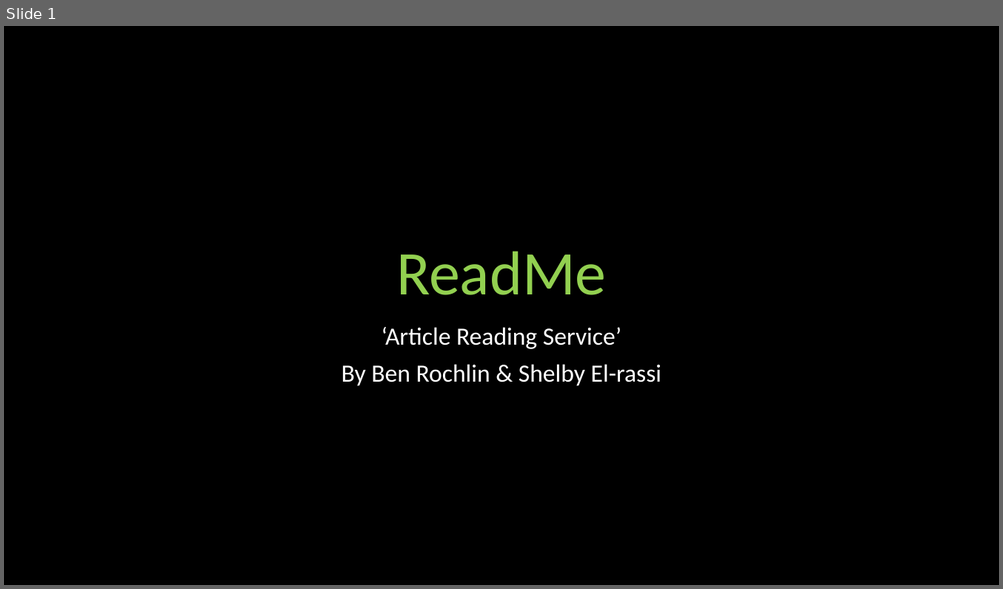
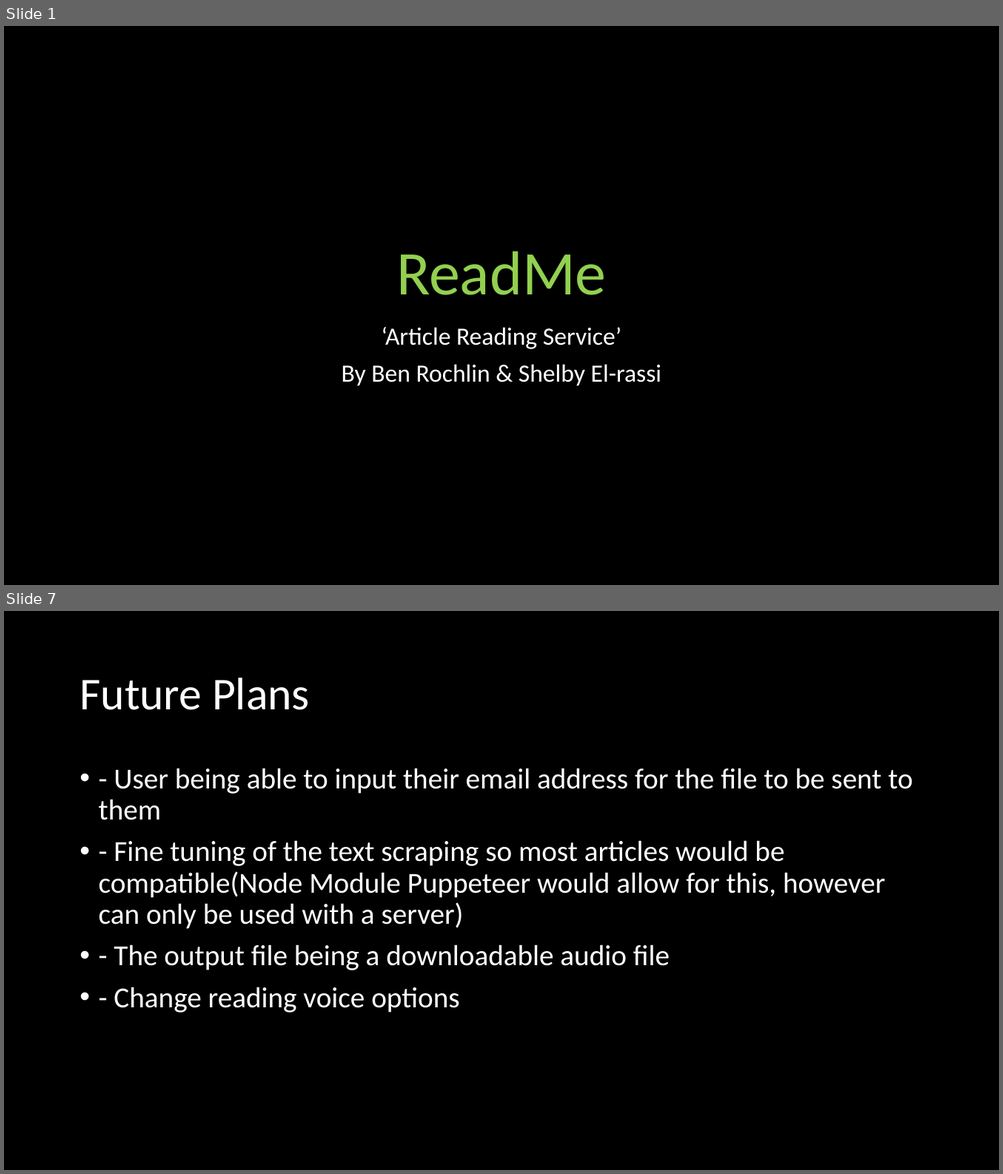
Before and after one commit to Shelby219/README_article_reading_app, a slide deck: pres.pptx. Shown one above the other, each under a label of ours: slide 1 before the commit, slides 1 and 7 after it; the slides between them are not shown. The pictures are 1003x589 and 1003x1174 pixels, drawn with LibreOffice and Linux fonts; fonts in the diff are those of the drawing. Boxes give left, top, right and bottom in pixels: in the first picture for what was removed or moved away, otherwise in the second. Text is boxed around its words. In the diff, an @@ line names an element or a change of style, - is before the commit and + after.

```diff
--- a/pres.pptx
+++ b/pres.pptx
@@ slide 7 added at [4, 611, 999, 1170], background #000000 @@
@@ title added at [79, 678, 310, 710], 44 pt, text #FFFFFF @@
+Future Plans
@@ text added at [99, 768, 912, 1013], 28 pt, text #FFFFFF @@
+• - User being able to input their email address for the file to be sent to them
+• - Fine tuning of the text scraping so most articles would be compatible(Node Module Puppeteer would allow for this, however can only be used with a server)
+• - The output file being a downloadable audio file
+• - Change reading voice options
```
Also in this commit, not shown: 2 slides changed, 4 other slides added, 3 slides removed, 6 other files.
